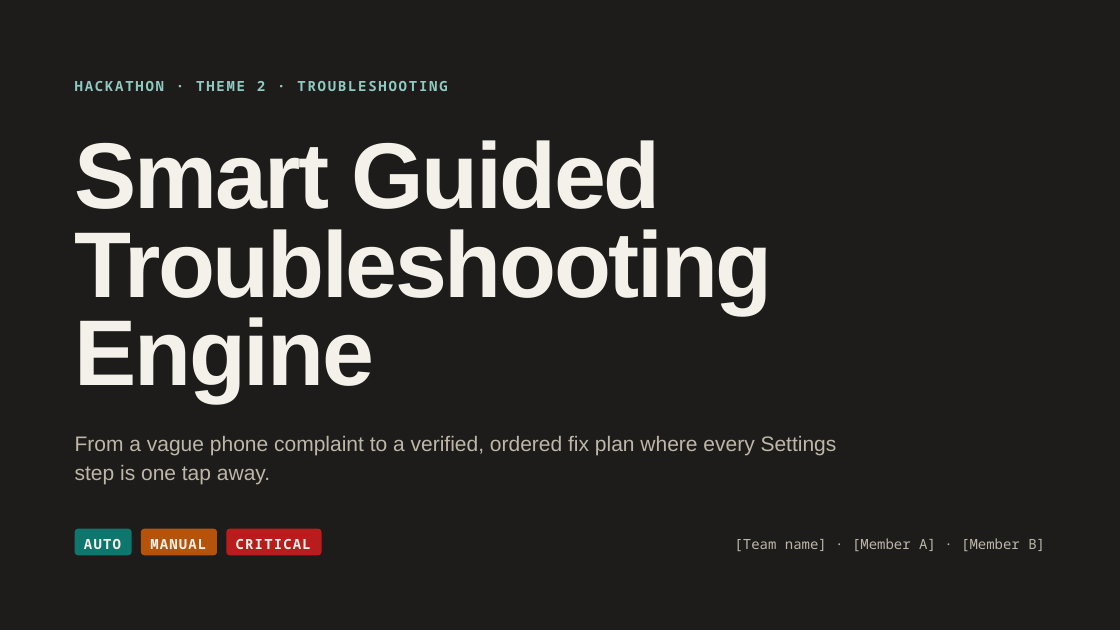
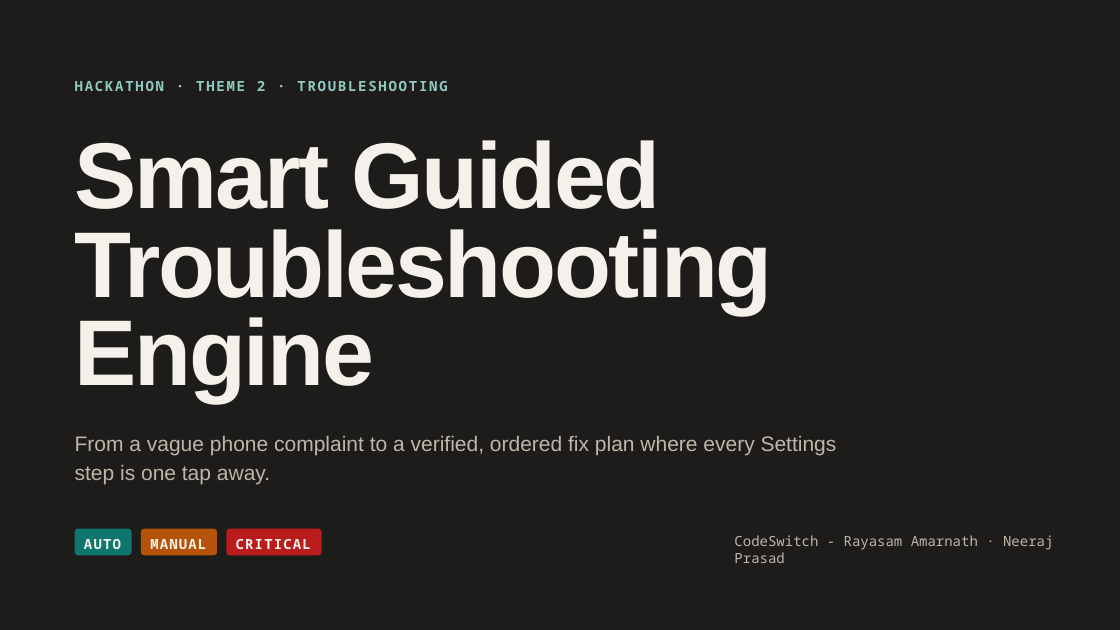
Before and after one commit to Rayasam3/smart-troubleshooting-engine, a slide deck: slide 1 of docs/Smart Guided Troubleshooting Engine.pptx. Drawn at 1120x630 pixels with LibreOffice and Linux fonts; fonts in the diff are those of the drawing. Boxes give left, top, right and bottom in pixels: in the first picture for what was removed or moved away, otherwise in the second. Text is boxed around its words. In the diff, an @@ line names an element or a change of style, - is before the commit and + after.

```diff
--- a/docs/Smart Guided Troubleshooting Engine.pptx
+++ b/docs/Smart Guided Troubleshooting Engine.pptx
@@ text at box(734, 535, 1053, 563): text changed @@
-[Team name] · [Member A] · [Member B]
+CodeSwitch - Rayasam Amarnath · Neeraj Prasad
```
Also in this commit, not shown: 1 other slide changed, 1 other file.
